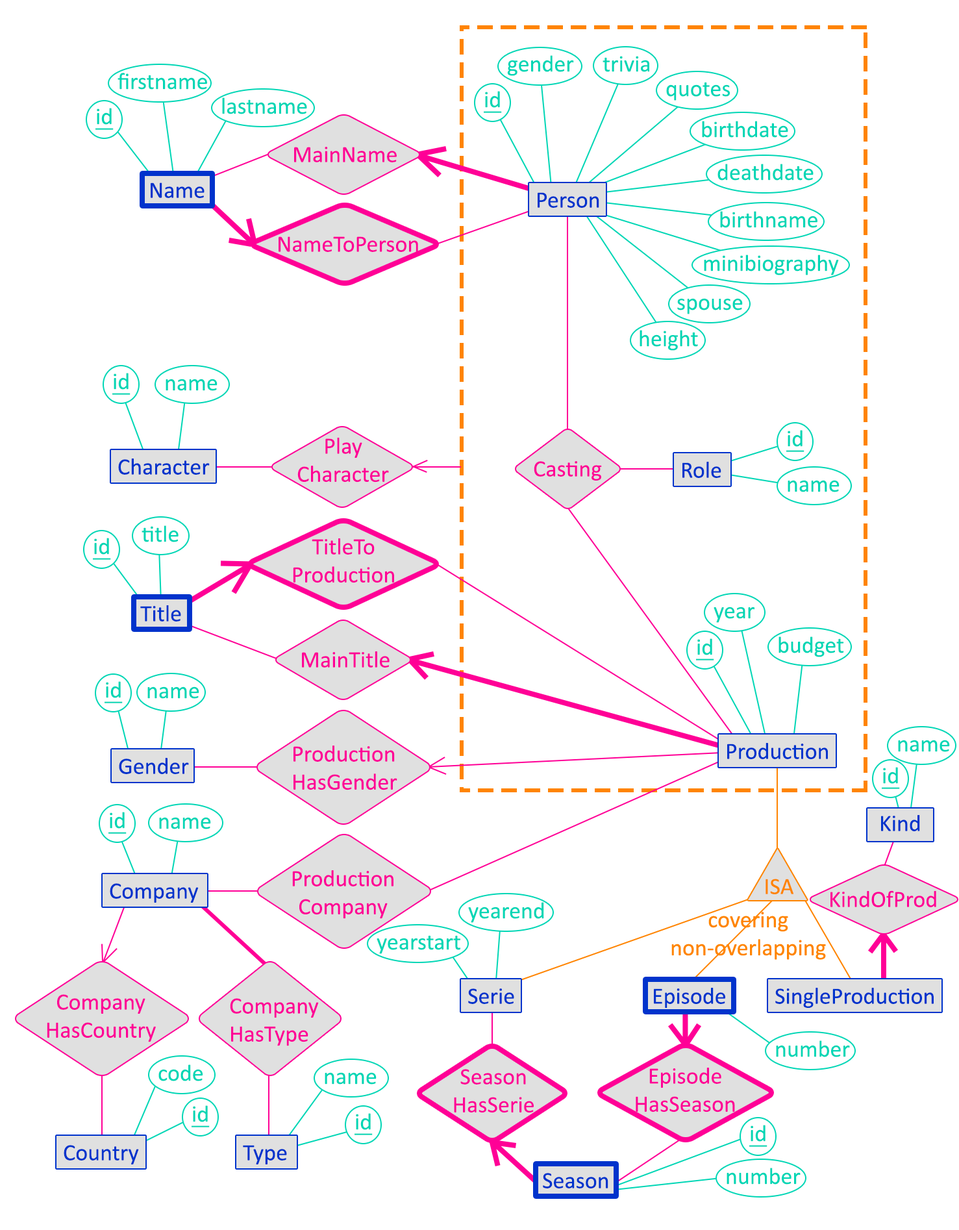
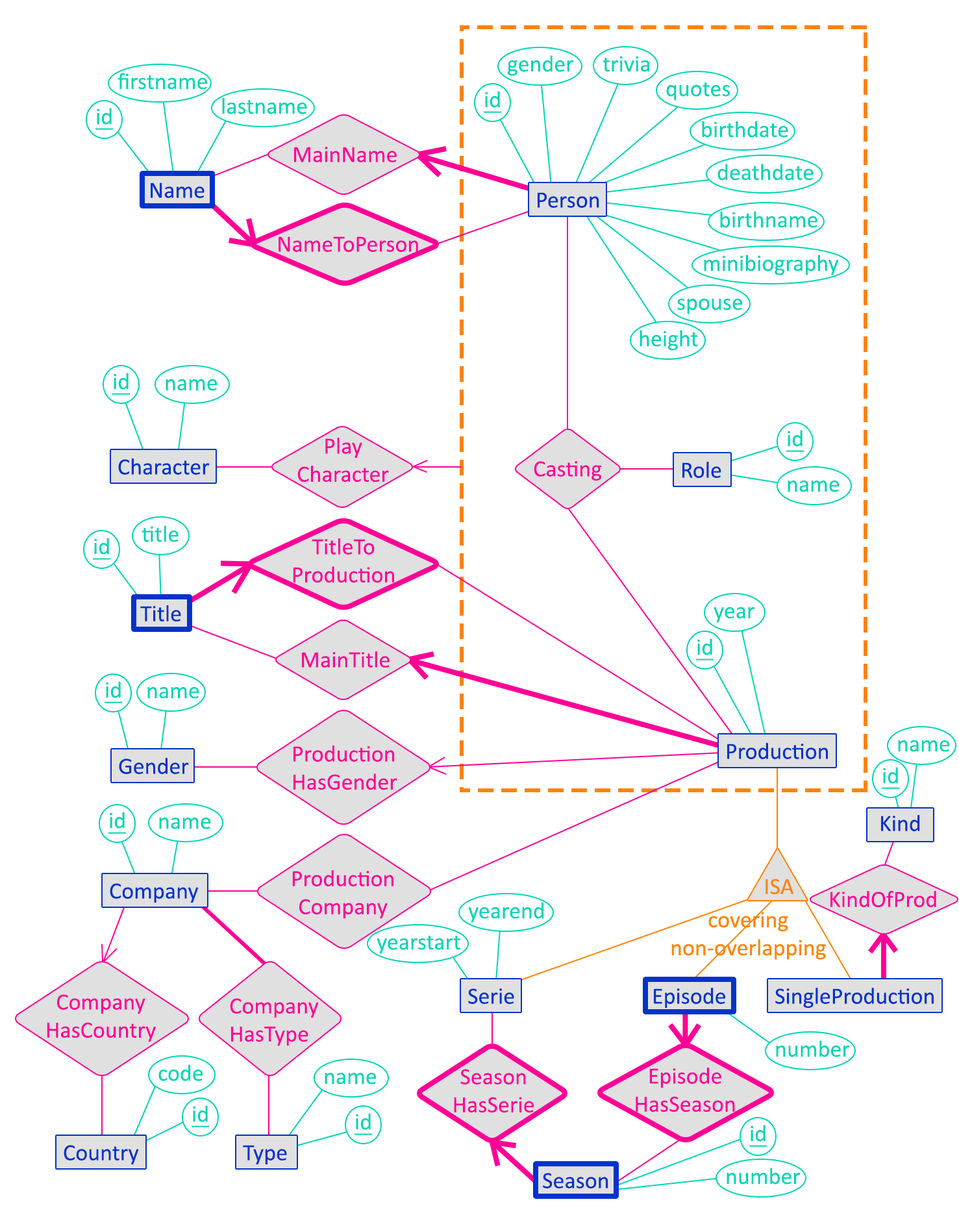
Two versions of the same layered image (959x1230). Layer-by-layer changes:
removed group "A - budget" (3 layers) from group "E+A - Production" over [768, 628, 851, 734]
removed layer "text" (36th of 67, in "E+A - Production" › "A - budget") from group "A - budget" over [778, 636, 845, 658]
removed layer "form" (36th of 67, in "E+A - Production" › "A - budget") from group "A - budget" over [768, 628, 851, 665]
removed layer "link" (27th of 37, in "E+A - Production" › "A - budget") from group "A - budget" over [792, 662, 804, 734]
